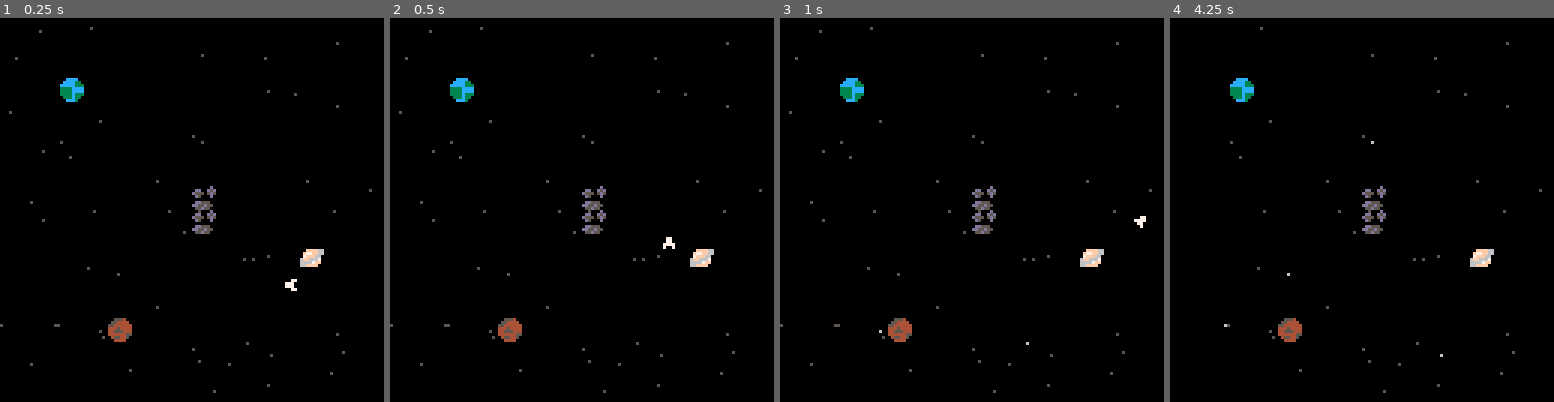
Above: before the commit, frames 1-4 (left to right).
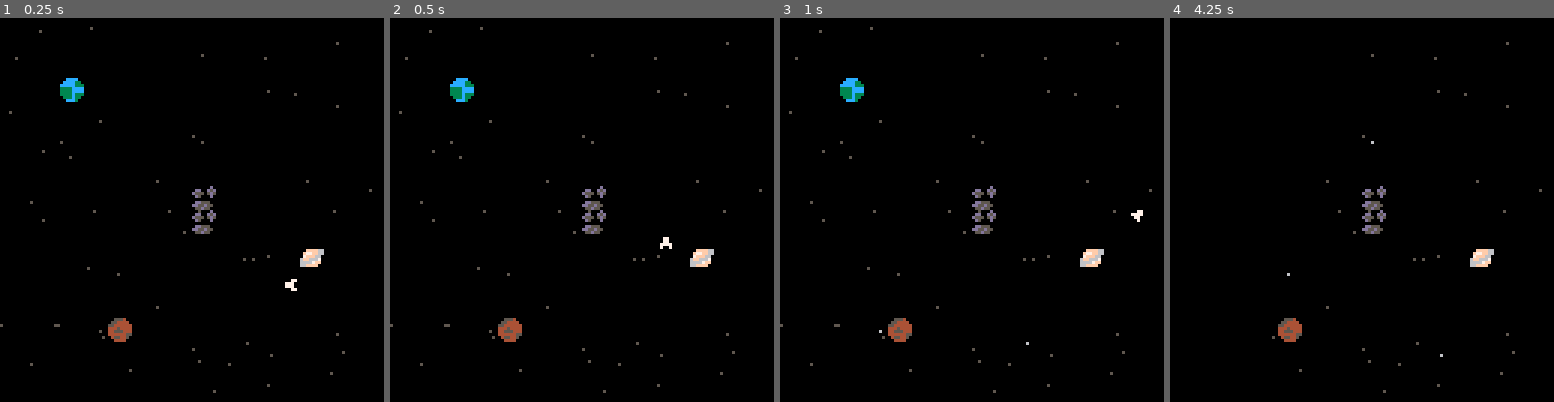
Above: after the commit, the same moments.

Repository: JEPPSER/pico-8
Game: PICO-8 cartridge cominghome/cominghome.p8
Same seed, same stepped clock (60 frames per second), same inputs: the game is played once before the commit and once after it.
Inputs:
- Up to frame 1 (0.25 s): no input
- Up to frame 2 (0.5 s): no input
- Up to frame 3 (1 s): tap O (Z key) at 0.7 s
- Up to frame 4 (4.25 s): tap O (Z key) every 0.4 s from 1.7 to 4.1 s

Frame 1 is identical in both runs. In frame 2, less than 0.1% of the frame differs, in the area x 70-75%, y 57-61%; in frame 3, 0.1%; in frame 4, 0.4%, in the area x 14-27%, y 2-83%.

Commit message:
Fixes ship rotation direction upon entering orbit

Diff:
--- a/cominghome/cominghome.p8
+++ b/cominghome/cominghome.p8
@@ -206,7 +206,7 @@
 	s.planet=-1
  s.cooldown=0
  s.death_timer=0
- s.direction=-1
+ s.direction=1
  s.last_x=s.x
  s.last_y=s.y
 end
@@ -215,8 +215,7 @@
 	planet_angle = atan2(s.y - planets[s.planet].y, s.x - planets[s.planet].x)
  length = s.speed
  v = acos(length / (2 * planets[s.planet].orbit_radius)) / 6.28328530718
- val = direction == 1 and 1.06 or -1.01
-	return normalize_angle(planet_angle + v * planets[s.planet].orbit_radius * val)
+	return normalize_angle(planet_angle + (0.25 - v * s.direction * 1.08))
 end
 
 function normalize_angle(angle)
@@ -233,14 +232,18 @@
 		s.death_timer = 0
 	end
 
-	print(s.angle)
-
 	if s.planet == -1 and s.cooldown <= 0 then
 		index = planet_collision()
 		s.planet = index
 		if s.planet > -1 then
-			org_planet_angle = atan2(planets[s.planet].y - s.last_y,planets[s.planet].x - s.last_x)
-			s.direction = org_planet_angle > s.angle and 1 or -1
+			org_planet_angle = atan2(s.last_y - planets[s.planet].y,s.last_x - planets[s.planet].x)
+			cur_planet_angle = atan2(s.y - planets[s.planet].y,s.x - planets[s.planet].x)
+			if (abs(org_planet_angle - cur_planet_angle) > 0.5) then
+				max_angle = max(org_planet_angle,cur_planet_angle)
+				org_planet_angle = normalize_angle(org_planet_angle - max_angle)
+				cur_planet_angle = normalize_angle(cur_planet_angle - max_angle)
+			end
+			s.direction = org_planet_angle > cur_planet_angle and 1 or -1
 		end
 		if s.planet == 1 then
 			fade_timer = 1
